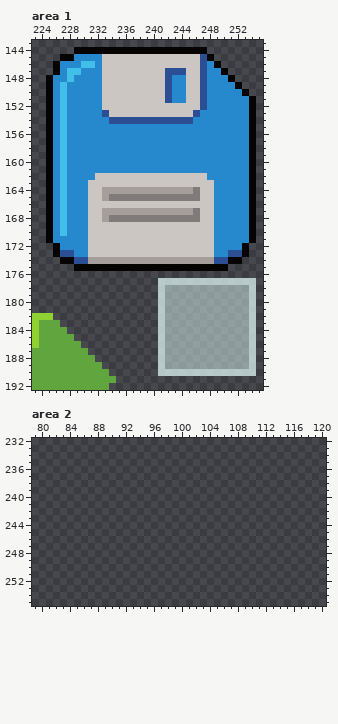
One commit to this pixel-art file: Assets/ms49/textures/ui/uiElements.aseprite. This is how it looked before the edit.
256x256 pixels, 1 frame. Colours within 5 levels of each other are drawn and written as one. Shown: area 1: x 223..255, y 143..192; area 2: x 79..120, y 232..255. The commit also changed other parts of the picture, which this record leaves out.
And afterwards:
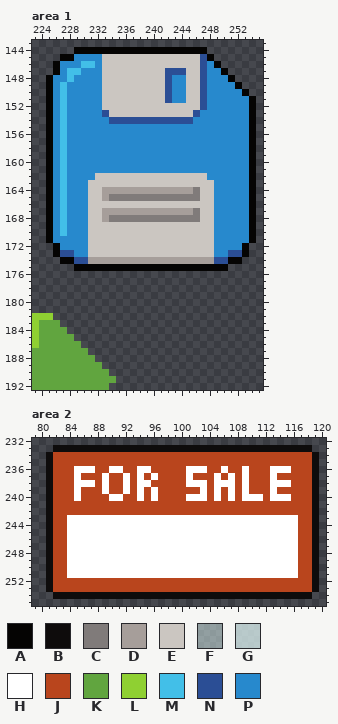
Palette (. is transparent): A #050403  B #0e0c0c  C #807b7a  D #a69e9a  E #cbc6c1  F #dff6f57f  G #dff6f5bf  H #ffffff  J #b9451d  K #61a53f  L #8fd032  M #42bfe8  N #2b4e95  P #2789cd
From old to new:
{"where": "area 1, layer \"Layer\""}
{"y":177,"x":241,"old":"GGGGGGGGGGGGGG","new":".............."}
{"y":178,"x":241,"old":"GFFFFFFFFFFFFG","new":".............."}
{"y":179,"x":241,"old":"GFFFFFFFFFFFFG","new":".............."}
{"y":180,"x":241,"old":"GFFFFFFFFFFFFG","new":".............."}
{"y":181,"x":241,"old":"GFFFFFFFFFFFFG","new":".............."}
{"y":182,"x":241,"old":"GFFFFFFFFFFFFG","new":".............."}
{"y":183,"x":241,"old":"GFFFFFFFFFFFFG","new":".............."}
{"y":184,"x":241,"old":"GFFFFFFFFFFFFG","new":".............."}
{"y":185,"x":241,"old":"GFFFFFFFFFFFFG","new":".............."}
{"y":186,"x":241,"old":"GFFFFFFFFFFFFG","new":".............."}
{"y":187,"x":241,"old":"GFFFFFFFFFFFFG","new":".............."}
{"y":188,"x":241,"old":"GFFFFFFFFFFFFG","new":".............."}
{"y":189,"x":241,"old":"GFFFFFFFFFFFFG","new":".............."}
{"y":190,"x":241,"old":"GGGGGGGGGGGGGG","new":".............."}
{"where": "area 2, layer \"Layer\""}
{"y":233,"x":82,"old":".....................................","new":"BBBBBBBBBBBBBBBBBBBBBBBBBBBBBBBBBBBBB"}
{"y":234,"x":81,"old":".......................................","new":"BJJJJJJJJJJJJJJJJJJJJJJJJJJJJJJJJJJJJJB"}
{"y":235,"x":81,"old":".......................................","new":"BJJJJJJJJJJJJJJJJJJJJJJJJJJJJJJJJJJJJJB"}
{"y":236,"x":81,"old":".......................................","new":"BJJJHHHJJHHJJHHJJJJJHHHJJHJJHJJJHHHJJJB"}
{"y":237,"x":81,"old":".......................................","new":"BJJJHJJJHJJHJHJHJJJJHJJJHJHJHJJJHJJJJJB"}
{"y":238,"x":81,"old":".......................................","new":"BJJJHHHJHJJHJHHJJJJJHHHJHHHJHJJJHHHJJJB"}
{"y":239,"x":81,"old":".......................................","new":"BJJJHJJJHJJHJHJHJJJJJJHJHJHJHJJJHJJJJJB"}
{"y":240,"x":81,"old":".......................................","new":"BJJJHJJJJHHJJHJHJJJJHHHJHJHJHHHJHHHJJJB"}
{"y":241,"x":81,"old":".......................................","new":"BJJJJJJJJJJJJJJJJJJJJJJJJJJJJJJJJJJJJJB"}
{"y":242,"x":81,"old":".......................................","new":"BJJJJJJJJJJJJJJJJJJJJJJJJJJJJJJJJJJJJJB"}
{"y":243,"x":81,"old":".......................................","new":"BJJHHHHHHHHHHHHHHHHHHHHHHHHHHHHHHHHHJJB"}
{"y":244,"x":81,"old":".......................................","new":"BJJHHHHHHHHHHHHHHHHHHHHHHHHHHHHHHHHHJJB"}
{"y":245,"x":81,"old":".......................................","new":"BJJHHHHHHHHHHHHHHHHHHHHHHHHHHHHHHHHHJJB"}
{"y":246,"x":81,"old":".......................................","new":"BJJHHHHHHHHHHHHHHHHHHHHHHHHHHHHHHHHHJJB"}
{"y":247,"x":81,"old":".......................................","new":"BJJHHHHHHHHHHHHHHHHHHHHHHHHHHHHHHHHHJJB"}
{"y":248,"x":81,"old":".......................................","new":"BJJHHHHHHHHHHHHHHHHHHHHHHHHHHHHHHHHHJJB"}
{"y":249,"x":81,"old":".......................................","new":"BJJHHHHHHHHHHHHHHHHHHHHHHHHHHHHHHHHHJJB"}
{"y":250,"x":81,"old":".......................................","new":"BJJHHHHHHHHHHHHHHHHHHHHHHHHHHHHHHHHHJJB"}
{"y":251,"x":81,"old":".......................................","new":"BJJHHHHHHHHHHHHHHHHHHHHHHHHHHHHHHHHHJJB"}
{"y":252,"x":81,"old":".......................................","new":"BJJJJJJJJJJJJJJJJJJJJJJJJJJJJJJJJJJJJJB"}
{"y":253,"x":81,"old":".......................................","new":"BJJJJJJJJJJJJJJJJJJJJJJJJJJJJJJJJJJJJJB"}
{"y":254,"x":82,"old":".....................................","new":"BBBBBBBBBBBBBBBBBBBBBBBBBBBBBBBBBBBBB"}
{"label":"erased","picture_box":[158,278,256,376]}
{"label":"added","picture_box":[46,445,319,599]}
